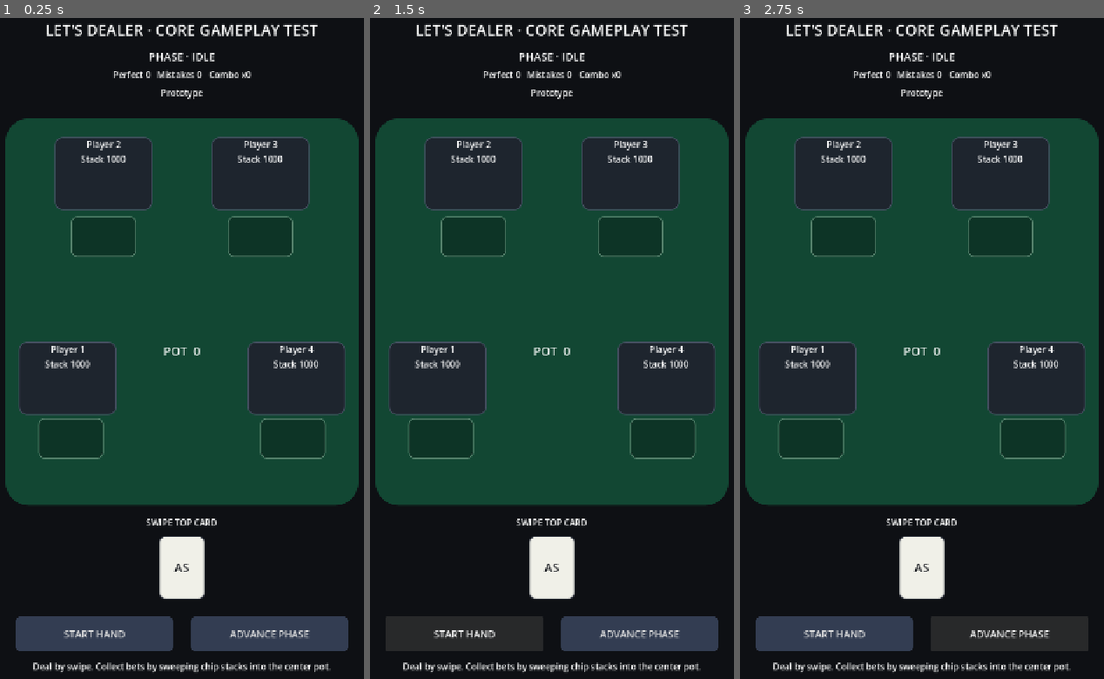
Above: before the commit, frames 1-3 (left to right).
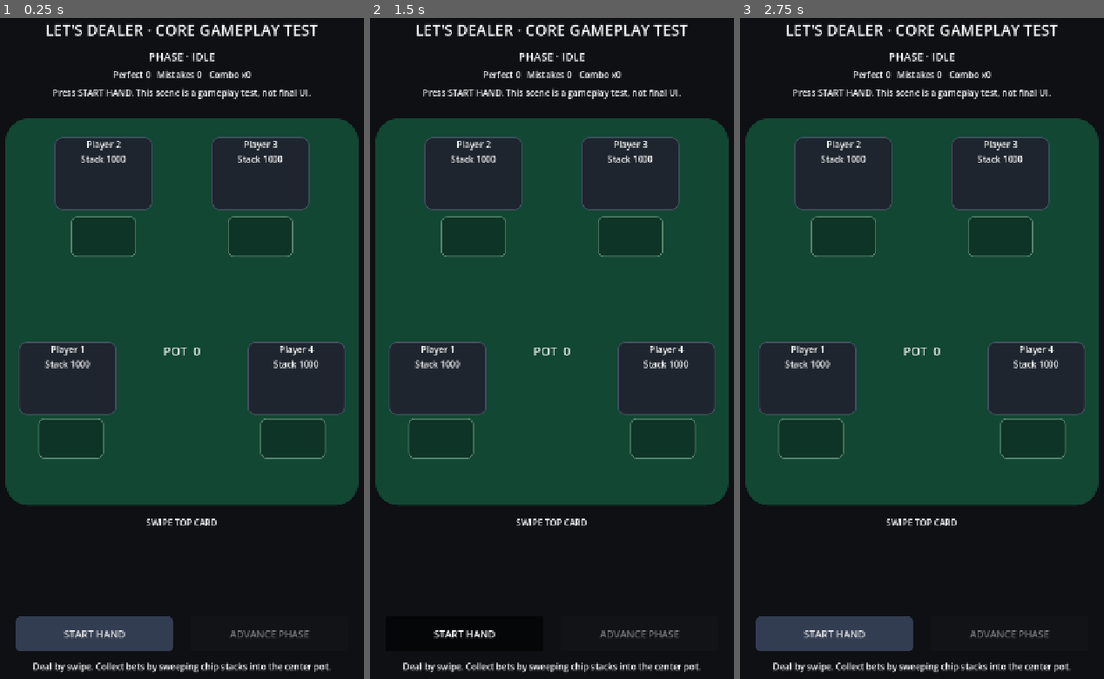
Above: after the commit, the same moments.

Repository: Queenrain9/lets-dealer
Game: Godot game, scene res://scenes/table_test.tscn
The game is run twice, just before and just after one commit, with the same random seed, the same clock (stepped at 60 frames per second) and the same inputs.
Inputs (mouse positions are in pixels of both pictures, inside the frame that each line leads up to):
- Up to frame 1 (0.25 s): no input
- Up to frame 2 (1.5 s): click "START HAND" at 0.5 s; click "START HAND" at 1.25 s
- Up to frame 3 (2.75 s): click (1009, 632) at 2 s, where only the run before the commit has a clickable "ADVANCE PHASE"

The runs differ from the first frame. In frame 1, 4.0% of the frame differs, in the area x 14-96%, y 10-96%; in frame 2, 6.1%, in the area x 4-96%, y 10-96%; in frame 3, 1.9%.
Error before the commit: Invalid access to property or key 'sweep_released' on a base object of type 'PanelContainer (SwipeChipStack)'. (res://scripts/gameplay/table_test.gd:67)

Commit message:
refactor: centralize real pointer input for card and chip actions

Diff:
--- a/scripts/gameplay/table_test.gd
+++ b/scripts/gameplay/table_test.gd
@@ -1,7 +1,12 @@
 extends Control
 
-const MIN_CARD_SWIPE_DISTANCE: float = 42.0
-const MIN_CHIP_SWEEP_DISTANCE: float = 34.0
+const MOUSE_POINTER_ID: int = -1
+
+enum InteractionKind {
+	NONE,
+	CARD,
+	CHIP,
+}
 
 @onready var phase_label: Label = $PhaseLabel
 @onready var stats_label: Label = $StatsLabel
@@ -18,8 +23,15 @@
 var card_rows: Array[HBoxContainer] = []
 var chip_stacks: Array[SwipeChipStack] = []
 
+var _interaction_kind: InteractionKind = InteractionKind.NONE
+var _active_pointer_id: int = MOUSE_POINTER_ID
+var _active_chip_index: int = -1
+var _gesture_start: Vector2 = Vector2.ZERO
+
 func _ready() -> void:
-	var table_config: TableConfig = load("res://data/table_configs/prototype_table.tres") as TableConfig
+	var table_config: TableConfig = load(
+		"res://data/table_configs/prototype_table.tres"
+	) as TableConfig
 	var hand_config: PrototypeHandConfig = load(
 		"res://data/prototype_hands/core_hand_01.tres"
 	) as PrototypeHandConfig
@@ -63,9 +75,6 @@
 		var seat: PlayerSeat = game.table.get_seat(seat_view.seat_index)
 		seat_view.configure(seat.seat_index, seat.display_name, seat.stack)
 
-	for chip_stack in chip_stacks:
-		chip_stack.sweep_released.connect(_on_chip_sweep_released)
-
 	game.phase_changed.connect(_on_phase_changed)
 	game.expected_deal_seat_changed.connect(_on_expected_deal_seat_changed)
 	game.betting_ready.connect(_on_betting_ready)
@@ -73,7 +82,6 @@
 	game.mistake_recorded.connect(_on_mistake_recorded)
 	game.hand_completed.connect(_on_hand_completed)
 
-	card_drag.swipe_released.connect(_on_card_swipe_released)
 	start_hand_button.pressed.connect(_on_start_hand_pressed)
 	advance_button.pressed.connect(_on_advance_pressed)
 
@@ -85,11 +93,103 @@
 	_refresh_ui()
 	hint_label.text = "Press START HAND. This scene is a gameplay test, not final UI."
 
+func _input(event: InputEvent) -> void:
+	if event is InputEventMouseButton:
+		var mouse_button: InputEventMouseButton = event
+		if mouse_button.button_index != MOUSE_BUTTON_LEFT:
+			return
+		if mouse_button.pressed:
+			_begin_pointer_interaction(MOUSE_POINTER_ID, mouse_button.position)
+		elif _active_pointer_id == MOUSE_POINTER_ID:
+			_end_pointer_interaction(mouse_button.position)
+		return
+
+	if event is InputEventMouseMotion:
+		if _interaction_kind != InteractionKind.NONE and _active_pointer_id == MOUSE_POINTER_ID:
+			var mouse_motion: InputEventMouseMotion = event
+			_update_pointer_interaction(mouse_motion.position)
+		return
+
+	if event is InputEventScreenTouch:
+		var touch_event: InputEventScreenTouch = event
+		if touch_event.pressed:
+			_begin_pointer_interaction(touch_event.index, touch_event.position)
+		elif _active_pointer_id == touch_event.index:
+			_end_pointer_interaction(touch_event.position)
+		return
+
+	if event is InputEventScreenDrag:
+		var touch_drag: InputEventScreenDrag = event
+		if (
+			_interaction_kind != InteractionKind.NONE
+			and _active_pointer_id == touch_drag.index
+		):
+			_update_pointer_interaction(touch_drag.position)
+
+func _begin_pointer_interaction(pointer_id: int, pointer_position: Vector2) -> void:
+	if _interaction_kind != InteractionKind.NONE:
+		return
+
+	if (
+		game.table.hand.phase == HandState.Phase.DEALING
+		and card_drag.visible
+		and card_drag.get_input_rect().has_point(pointer_position)
+	):
+		_interaction_kind = InteractionKind.CARD
+		_active_pointer_id = pointer_id
+		_gesture_start = pointer_position
+		card_drag.begin_preview()
+		get_viewport().set_input_as_handled()
+		return
+
+	if game.table.hand.phase == HandState.Phase.BETTING_PREFLOP:
+		for index in range(chip_stacks.size()):
+			var chip_stack: SwipeChipStack = chip_stacks[index]
+			if chip_stack.visible and chip_stack.get_input_rect().has_point(pointer_position):
+				_interaction_kind = InteractionKind.CHIP
+				_active_pointer_id = pointer_id
+				_active_chip_index = index
+				_gesture_start = pointer_position
+				chip_stack.begin_preview()
+				get_viewport().set_input_as_handled()
+				return
+
+func _update_pointer_interaction(pointer_position: Vector2) -> void:
+	var gesture_delta: Vector2 = pointer_position - _gesture_start
+
+	match _interaction_kind:
+		InteractionKind.CARD:
+			card_drag.update_preview(gesture_delta)
+		InteractionKind.CHIP:
+			if _active_chip_index >= 0 and _active_chip_index < chip_stacks.size():
+				chip_stacks[_active_chip_index].update_preview(gesture_delta)
+		_:
+			pass
+
+func _end_pointer_interaction(_pointer_position: Vector2) -> void:
+	match _interaction_kind:
+		InteractionKind.CARD:
+			card_drag.reset_preview()
+			_commit_card_action()
+		InteractionKind.CHIP:
+			if _active_chip_index >= 0 and _active_chip_index < chip_stacks.size():
+				chip_stacks[_active_chip_index].reset_preview()
+				_commit_chip_action(_active_chip_index)
+		_:
+			pass
+
+	_interaction_kind = InteractionKind.NONE
+	_active_pointer_id = MOUSE_POINTER_ID
+	_active_chip_index = -1
+	_gesture_start = Vector2.ZERO
+	get_viewport().set_input_as_handled()
+
 func _on_start_hand_pressed() -> void:
+	_cancel_pointer_interaction()
 	_clear_hand_visuals()
 	game.start_hand()
 	_arm_next_card()
-	hint_label.text = "Swipe the card. It will go to the highlighted player."
+	hint_label.text = "Tap or swipe the card to deal to the highlighted player."
 	_refresh_all_seat_views()
 	_refresh_pot()
 	_refresh_ui()
@@ -118,28 +218,16 @@
 		HandState.Phase.COMPLETE:
 			hint_label.text = "Hand complete. Start the next hand."
 
-func _on_card_swipe_released(start_position: Vector2, end_position: Vector2) -> void:
+func _commit_card_action() -> void:
 	if game.table.hand.phase != HandState.Phase.DEALING:
-		card_drag.snap_home()
-		return
-
-	var swipe_delta: Vector2 = end_position - start_position
-	if swipe_delta.length() < MIN_CARD_SWIPE_DISTANCE:
-		card_drag.snap_home()
-		hint_label.text = "Give the card a short swipe."
 		return
 
 	var target_seat_index: int = game.expected_deal_seat()
 	if target_seat_index < 0:
-		card_drag.snap_home()
-		return
-
-	# Dealing order is already known by the dealer. The swipe supplies tactile
-	# intent; it should not become an aiming minigame. Any deliberate swipe
-	# sends the card to the currently highlighted seat.
+		return
+
 	var dealt: bool = game.try_deal_card_to_seat(target_seat_index)
 	if not dealt:
-		card_drag.snap_home()
 		_refresh_ui()
 		return
 
@@ -147,57 +235,45 @@
 	var dealt_card_id: String = String(seat.hole_cards.back())
 	var flight_start: Vector2 = card_drag.global_position
 
-	card_drag.snap_home()
+	card_drag.reset_preview()
 	_arm_next_card()
 	_animate_dealt_card_to_zone(target_seat_index, dealt_card_id, flight_start)
 
 	if game.table.hand.phase == HandState.Phase.DEALING:
-		hint_label.text = "Good. Swipe the next card."
-
-	_refresh_ui()
-
-func _on_betting_ready() -> void:
-	_refresh_all_seat_views()
-	_refresh_pot()
-
-	for seat_index in range(chip_stacks.size()):
-		var seat: PlayerSeat = game.table.get_seat(seat_index)
-		chip_stacks[seat_index].arm(seat.current_bet)
-
-	hint_label.text = "Bets are in. Sweep each betting stack to collect it."
-	_refresh_ui()
-
-func _on_chip_sweep_released(
-	seat_index: int,
-	start_position: Vector2,
-	end_position: Vector2
-) -> void:
+		hint_label.text = "Good. Tap or swipe the next card."
+
+	_refresh_ui()
+
+func _commit_chip_action(seat_index: int) -> void:
 	if game.table.hand.phase != HandState.Phase.BETTING_PREFLOP:
 		return
 
+	if seat_index < 0 or seat_index >= chip_stacks.size():
+		return
+
 	var chip_stack: SwipeChipStack = chip_stacks[seat_index]
-	var sweep_delta: Vector2 = end_position - start_position
-
-	if sweep_delta.length() < MIN_CHIP_SWEEP_DISTANCE:
-		chip_stack.snap_home()
-		hint_label.text = "Give that betting stack a short sweep."
-		return
-
-	# A betting stack only has one valid dealer destination: the pot. Requiring
-	# precise aiming would make dexterity the challenge, which is not the game.
-	# Any deliberate sweep on the correct stack collects it into the pot.
 	var seat: PlayerSeat = game.table.get_seat(seat_index)
 	var amount: int = seat.current_bet
 	var flight_start: Vector2 = chip_stack.global_position
 
 	if not game.try_collect_bet_from_seat(seat_index):
-		chip_stack.snap_home()
 		return
 
 	chip_stack.disarm()
 	_animate_chip_to_pot(amount, flight_start)
 	_refresh_all_seat_views()
 	_refresh_pot()
+	_refresh_ui()
+
+func _on_betting_ready() -> void:
+	_refresh_all_seat_views()
+	_refresh_pot()
+
+	for seat_index in range(chip_stacks.size()):
+		var seat: PlayerSeat = game.table.get_seat(seat_index)
+		chip_stacks[seat_index].arm(seat.current_bet)
+
+	hint_label.text = "Bets are in. Tap or sweep each betting stack to collect it."
 	_refresh_ui()
 
 func _on_bet_collected(_seat_index: int, _amount: int, pot_total: int) -> void:
@@ -334,6 +410,21 @@
 		card_drag.arm(game.peek_next_card())
 	else:
 		card_drag.disarm()
+
+func _cancel_pointer_interaction() -> void:
+	if _interaction_kind == InteractionKind.CARD:
+		card_drag.reset_preview()
+	elif (
+		_interaction_kind == InteractionKind.CHIP
+		and _active_chip_index >= 0
+		and _active_chip_index < chip_stacks.size()
+	):
+		chip_stacks[_active_chip_index].reset_preview()
+
+	_interaction_kind = InteractionKind.NONE
+	_active_pointer_id = MOUSE_POINTER_ID
+	_active_chip_index = -1
+	_gesture_start = Vector2.ZERO
 
 func _clear_hand_visuals() -> void:
 	for seat_view in seat_views:
@@ -417,3 +508,15 @@
 		_on_expected_deal_seat_changed(game.expected_deal_seat())
 	elif phase != HandState.Phase.IDLE:
 		_on_expected_deal_seat_changed(-1)
+
+# Compatibility helpers used by automated tests. They deliberately bypass
+# pointer routing; real input routing is covered separately by a viewport-input test.
+func _on_card_swipe_released(_start_position: Vector2, _end_position: Vector2) -> void:
+	_commit_card_action()
+
+func _on_chip_sweep_released(
+	seat_index: int,
+	_start_position: Vector2,
+	_end_position: Vector2
+) -> void:
+	_commit_chip_action(seat_index)
